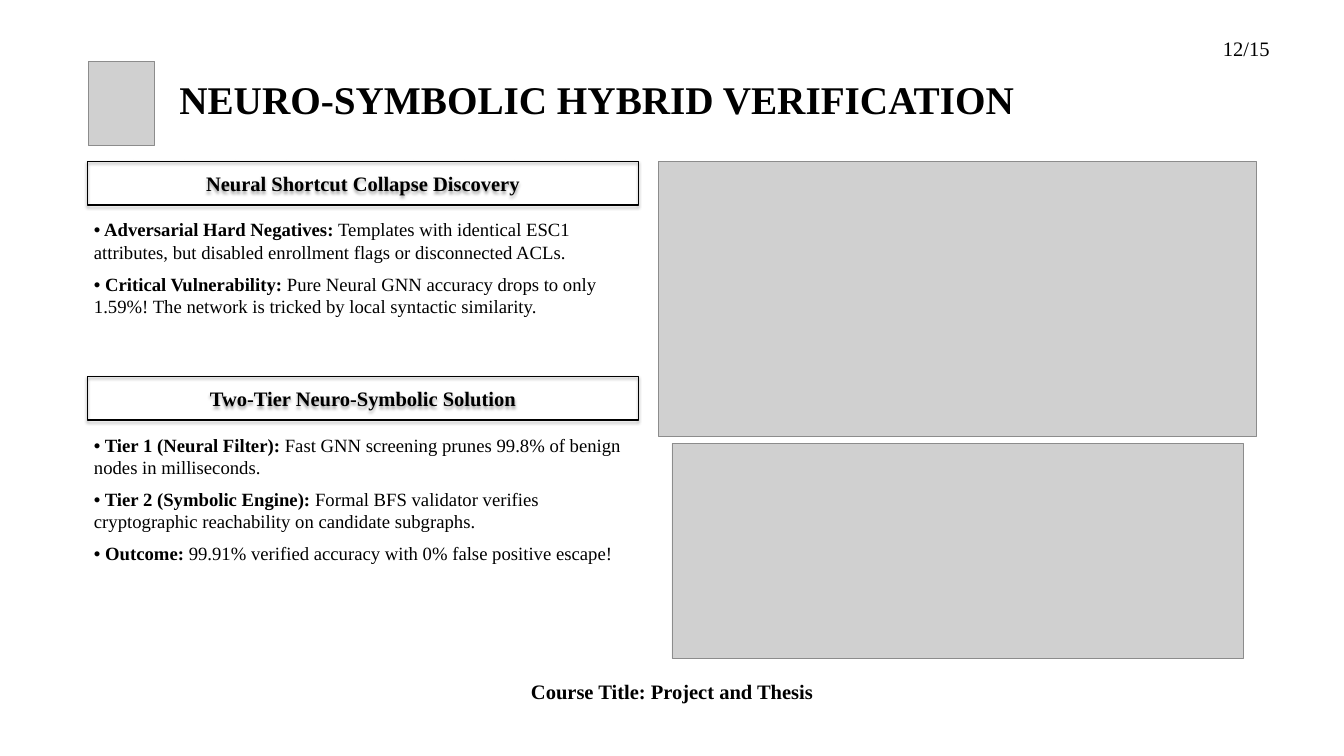
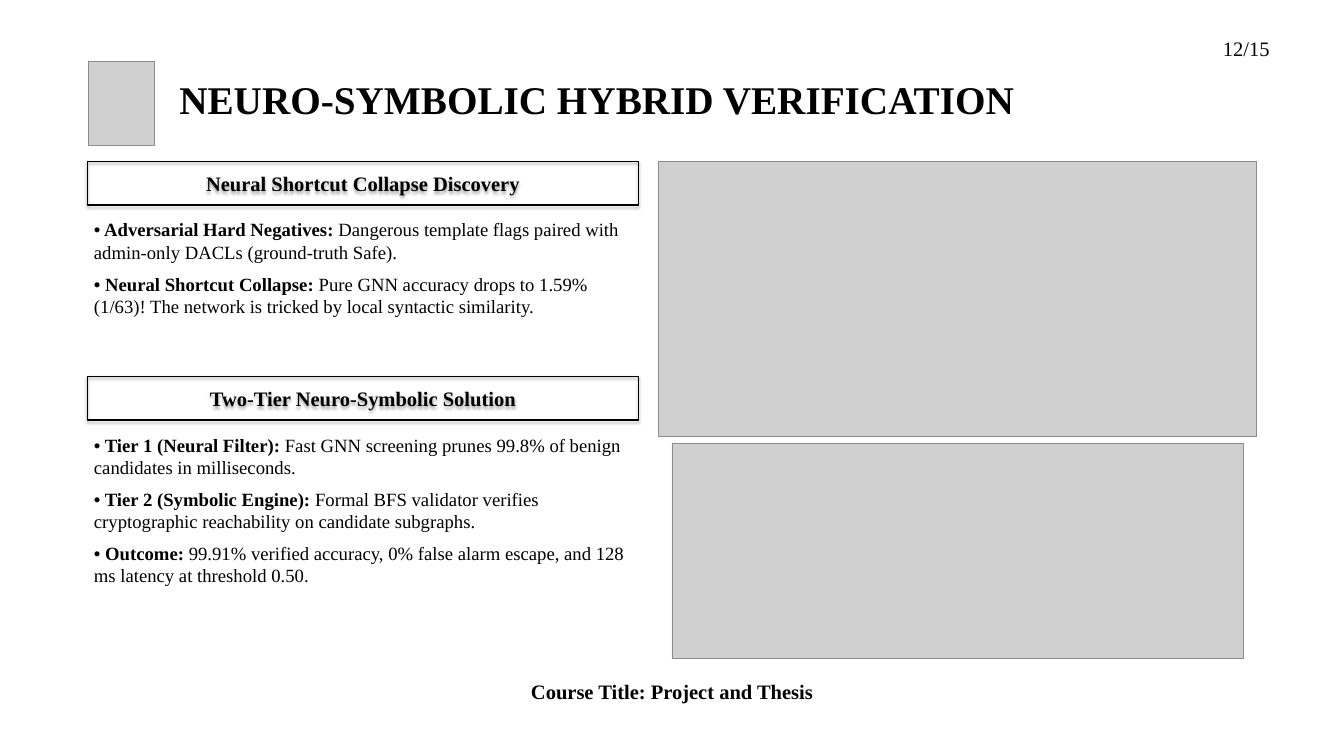
Before and after one commit to hasanshahriar32/GOAD, a slide deck: slide 12 of thesis_paper/certgraph_thesis_defense.pptx. Drawn at 1344x756 pixels with LibreOffice and Linux fonts; fonts in the diff are those of the drawing; grey boxes stand for pictures; background and template pictures are left out. Boxes give left, top, right and bottom in pixels: in the first picture for what was removed or moved away, otherwise in the second. Text is boxed around its words. In the diff, an @@ line names an element or a change of style, - is before the commit and + after.

Commit message:
feat(presentation): update title and refine defense slides with verified thesis metrics

```diff
--- a/thesis_paper/certgraph_thesis_defense.pptx
+++ b/thesis_paper/certgraph_thesis_defense.pptx
@@ text at box(94, 223, 618, 317): text changed @@
-• Adversarial Hard Negatives: Templates with identical ESC1 attributes, but disabled enrollment flags or disconnected ACLs.
-• Critical Vulnerability: Pure Neural GNN accuracy drops to only 1.59%! The network is tricked by local syntactic similarity.
+• Adversarial Hard Negatives: Dangerous template flags paired with admin-only DACLs (ground-truth Safe).
+• Neural Shortcut Collapse: Pure GNN accuracy drops to 1.59% (1/63)! The network is tricked by local syntactic similarity.
@@ text at box(94, 439, 621, 475): text changed @@
-• Tier 1 (Neural Filter): Fast GNN screening prunes 99.8% of benign nodes in milliseconds.
+• Tier 1 (Neural Filter): Fast GNN screening prunes 99.8% of benign candidates in milliseconds.
@@ text at box(94, 547, 624, 586): text changed @@
-• Outcome: 99.91% verified accuracy with 0% false positive escape!
+• Outcome: 99.91% verified accuracy, 0% false alarm escape, and 128 ms latency at threshold 0.50.
```
Also in this commit, not shown: 5 other slides changed, 3 other files.
